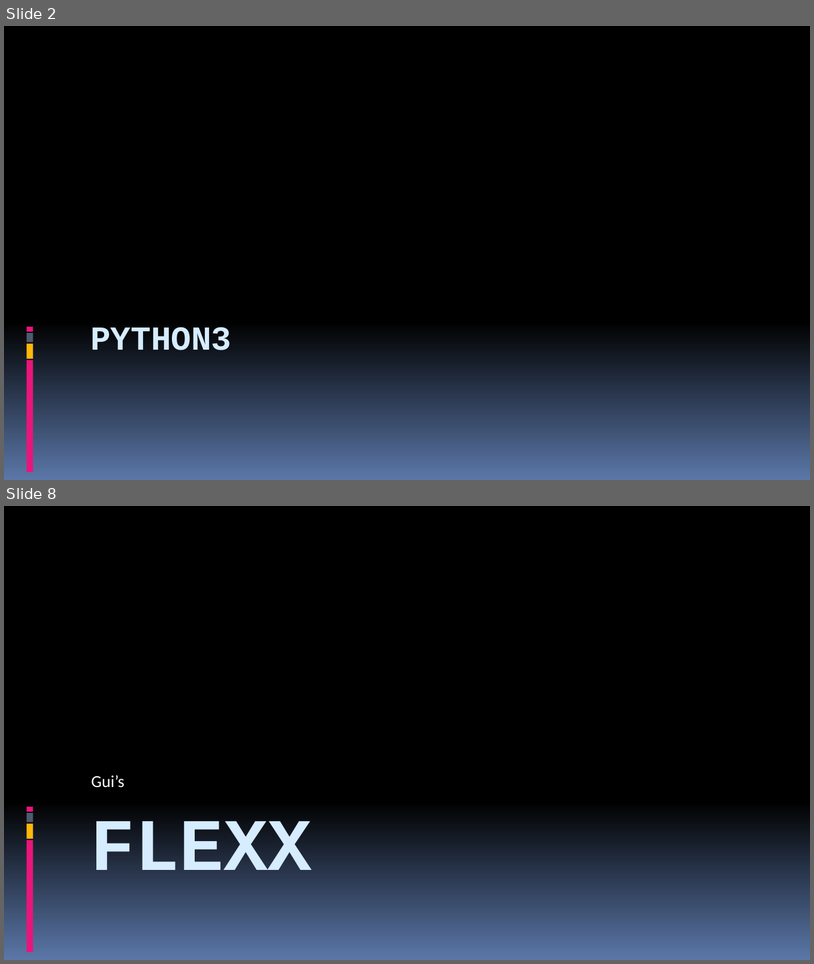
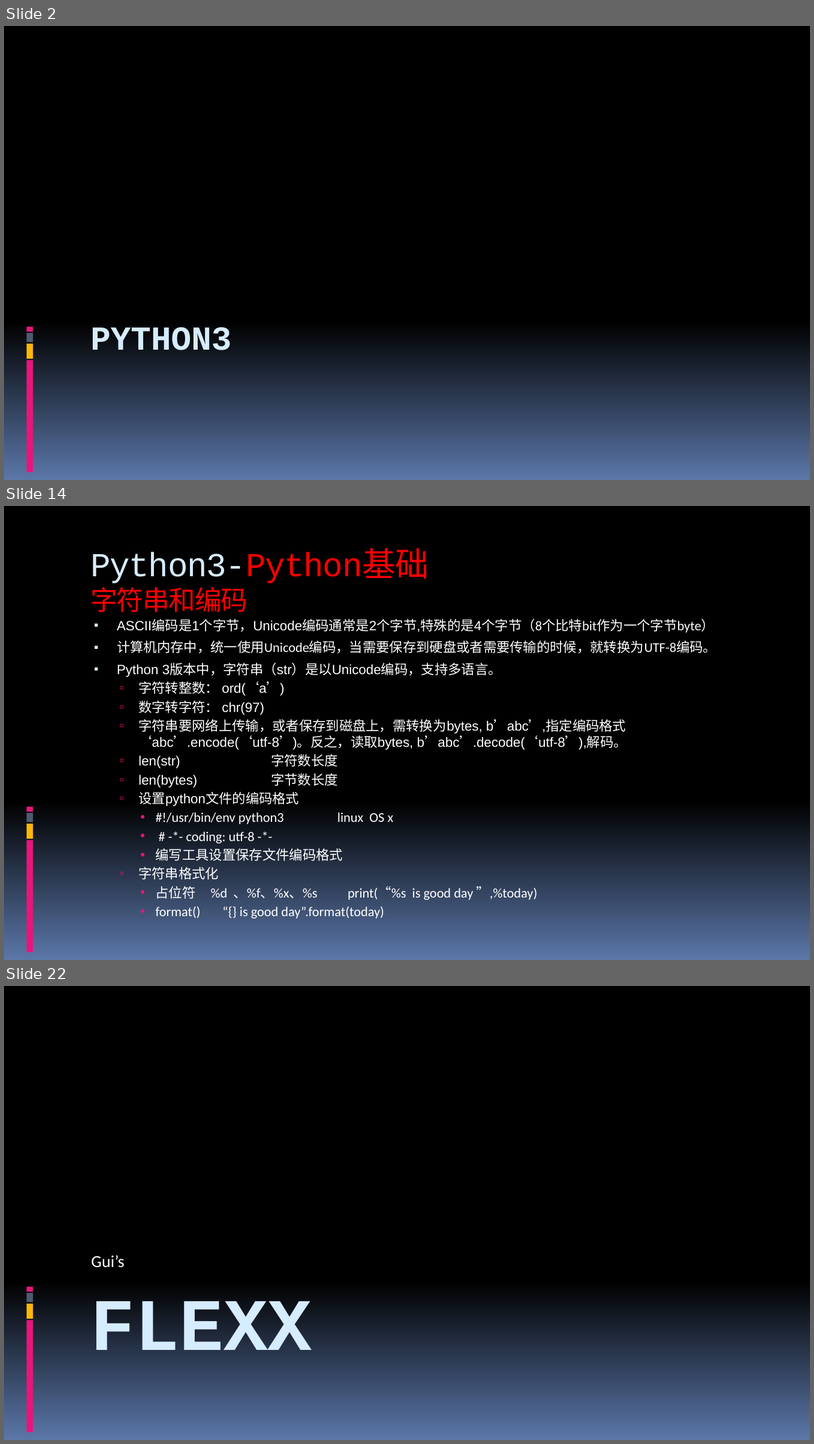
Before and after one commit to 260936767/UpdateServer, a slide deck: flexx_study/report for python&flexx.pptx. Shown one above the other, each under a label of ours: slides 2 and 8 before the commit, slides 2, 14 and 22 after it; the slides between them are not shown. The pictures are 814x964 and 814x1444 pixels, drawn with LibreOffice and Linux fonts; fonts in the diff are those of the drawing. Boxes give left, top, right and bottom in pixels: in the first picture for what was removed or moved away, otherwise in the second. Text is boxed around its words. In the diff, an @@ line names an element or a change of style, - is before the commit and + after.

```diff
--- a/flexx_study/report for python&flexx.pptx
+++ b/flexx_study/report for python&flexx.pptx
@@ slide 14 added at [4,506,810,960], background gradient #000000 to #5B77A8; not listed: 8 template elements that a slide beside it also shows @@
@@ title added at [90,552,429,612], 40 pt, text #FF0000 @@
+Python3-Python基础
+字符串和编码
@@ text added at [117,619,717,918], 16 pt, text #FFFFFF @@
+▪ ASCII编码是1个字节，Unicode编码通常是2个字节,特殊的是4个字节（8个比特bit作为一个字节byte）
+▪ 计算机内存中，统一使用Unicode编码，当需要保存到硬盘或者需要传输的时候，就转换为UTF-8编码。
+▪ Python 3版本中，字符串（str）是以Unicode编码，支持多语言。
+  ▫ 字符转整数： ord(‘a’)
+  ▫ 数字转字符： chr(97)
+  ▫ 字符串要网络上传输，或者保存到磁盘上，需转换为bytes, b’abc’,指定编码格式 ‘abc’.encode(‘utf-8’)。反之，读取bytes, b’abc’.decode(‘utf-8’),解码。
+  ▫ len(str) 字符数长度
+  ▫ len(bytes) 字节数长度
+  ▫ 设置python文件的编码格式
+    • #!/usr/bin/env python3 linux OS x
+    • # -*- coding: utf-8 -*-
+    • 编写工具设置保存文件编码格式
+  ▫ 字符串格式化
+    • 占位符 %d 、%f、%x、%s print(“%s is good day ”,%today)
+    • format() “{} is good day”.format(today)
@@ what was slide 8 is now slide 22 @@
```
Also in this commit, not shown: 5 slides changed, 17 other slides added, 4 slides removed.
